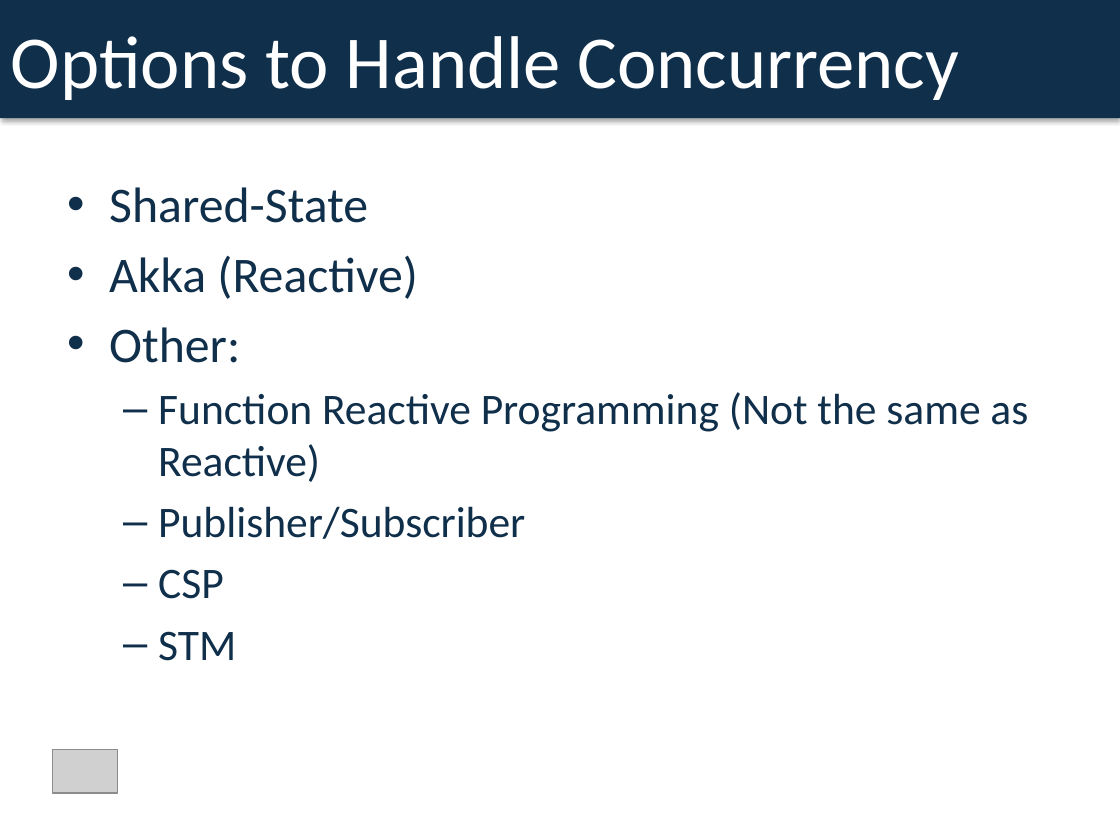
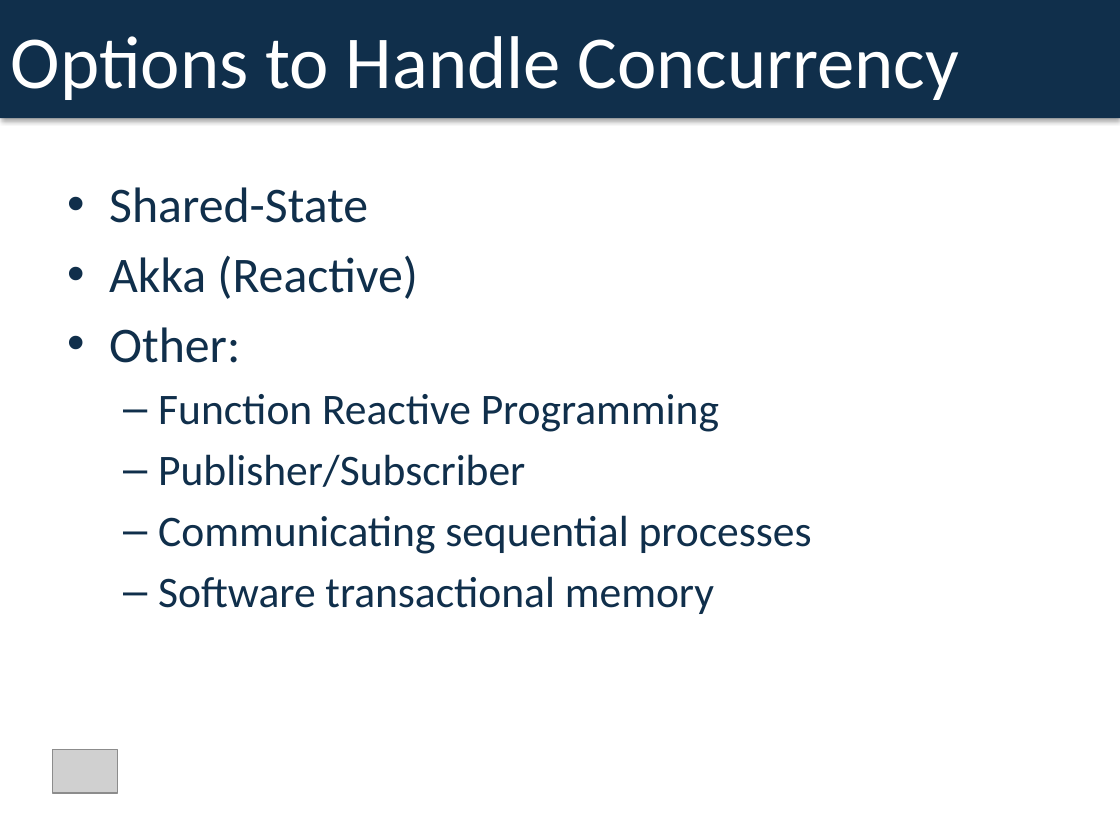
Before and after one commit to dspeele/react-vs-shared-state-inventory, a slide deck: slide 5 of React Vs Shared State Deck.pptx. Drawn at 1120x840 pixels with LibreOffice and Linux fonts; fonts in the diff are those of the drawing; grey boxes stand for pictures. Boxes give left, top, right and bottom in pixels: in the first picture for what was removed or moved away, otherwise in the second. Text is boxed around its words. In the diff, an @@ line names an element or a change of style, - is before the commit and + after.

```diff
--- a/React Vs Shared State Deck.pptx
+++ b/React Vs Shared State Deck.pptx
@@ text at <box>158,394,719,432</box>: text changed @@
-  – Function Reactive Programming (Not the same as Reactive)
+  – Function Reactive Programming
@@ text at <box>158,515,812,614</box>: text changed @@
-  – CSP
-  – STM
+  – Communicating sequential processes
+  – Software transactional memory
```
Also in this commit, not shown: 4 other slides changed, 1 slide added, 1 other file.
